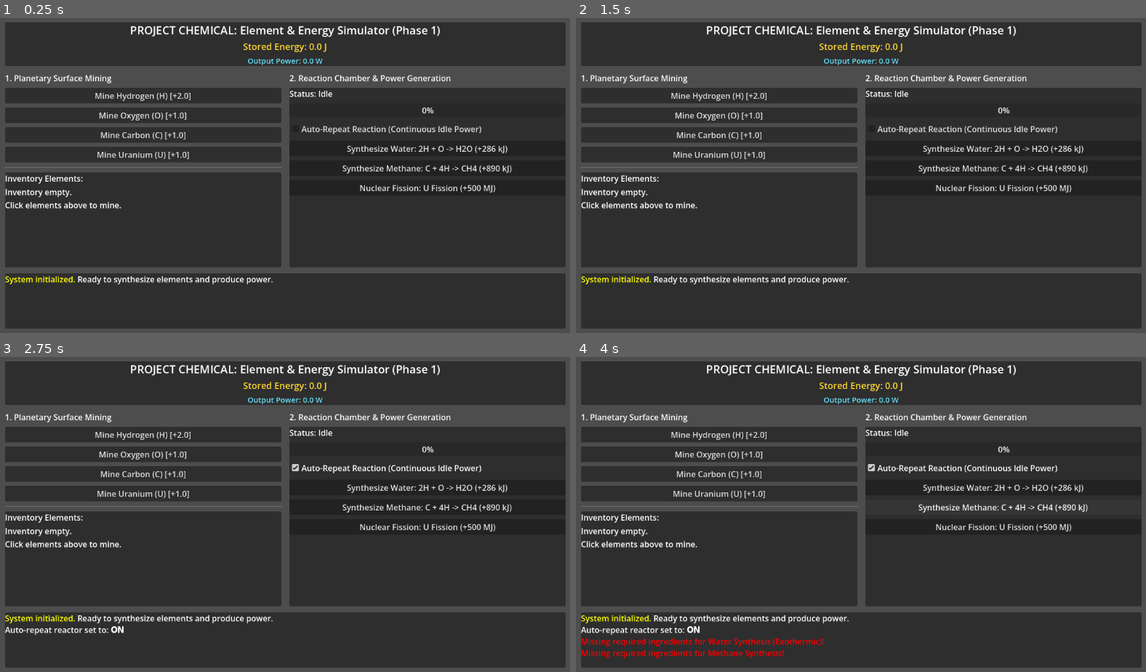
Above: before the commit, frames 1-4 (two rows, left to right).
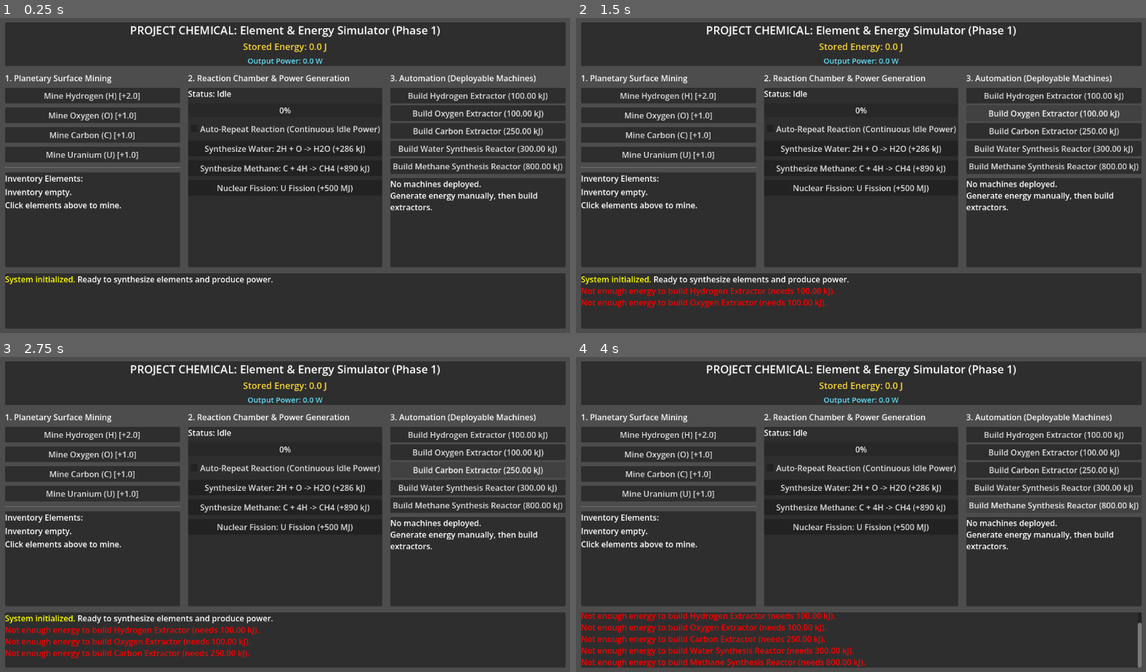
Above: after the commit, the same moments.

Repository: Aramanthy/project_chemical
Game: Godot game, scene res://src/scenes/main.tscn
The game is run twice, just before and just after one commit, with the same random seed, the same clock (stepped at 60 frames per second) and the same inputs.
Inputs (mouse positions are in pixels of both pictures, inside the frame that each line leads up to):
- Up to frame 1 (0.25 s): no input
- Up to frame 2 (1.5 s): click (1054, 96) at 0.5 s, where only the run after the commit has a clickable "Build Hydrogen Extractor (100…"; click (1054, 112) at 1.25 s, where only the run after the commit has a clickable "Build Oxygen Extractor (100.0…"
- Up to frame 3 (2.75 s): click (478, 470) at 2 s, where only the run after the commit has a clickable "Build Carbon Extractor (250.0…"
- Up to frame 4 (4 s): click (1054, 486) at 2.75 s, where only the run after the commit has a clickable "Build Water Synthesis Reactor…"; click (1054, 505) at 3.5 s, where only the run after the commit has a clickable "Build Methane Synthesis React…"

The runs differ from the first frame. In frame 1, 9.7% of the frame differs, in the area x 7-100%, y 18-79%; in frame 2, 11%; in frame 3, 11%; in frame 4, 13%, in the area x 0-100%, y 18-99%.

Commit message:
feat(automation): add deployable extractors, reactors, and fixed-step simulation loop
- Machine base class with status model (Running / No Power / No Input / Storage Full / Disabled)
- AutoExtractor and ReactorMachine implementations
- MachineCatalog definitions and factory
- GameState aggregate root and deterministic SimulationLoop (0.1s fixed step)
- UI automation column in main scene with live status list
- 15 new unit and scene integration tests (38 total)

Diff:
--- /dev/null
+++ b/src/core/auto_extractor.gd
@@ -0,0 +1,25 @@
+class_name AutoExtractor
+extends Machine
+
+## Continuously extracts one raw element into storage at a fixed rate,
+## consuming power while running. Stalls (without drawing power) when storage is full.
+
+var element_id: String = ""
+var rate_per_sec: float = 1.0
+
+func step(dt: float, state: GameState) -> void:
+	if not enabled:
+		status = Status.DISABLED
+		return
+
+	var inv: PlayerInventory = state.inventory
+	if PlayerInventory.is_capacity_limited(element_id) \
+			and inv.get_capacity_usage() >= inv.max_capacity - PlayerInventory.EPSILON:
+		status = Status.OUTPUT_BLOCKED
+		return
+
+	if not _draw_power(dt, state):
+		return
+
+	inv.add_element(element_id, rate_per_sec * dt)
+	status = Status.RUNNING
--- /dev/null
+++ b/src/core/machine.gd
@@ -0,0 +1,46 @@
+class_name Machine
+extends RefCounted
+
+## Base class for every deployable automated facility (extractors, reactors, ...).
+## Machines are stepped by SimulationLoop at a fixed timestep and operate on a
+## shared GameState. Subclasses override step().
+
+enum Status {
+	IDLE,            # Built but has nothing to do yet
+	RUNNING,         # Producing normally this step
+	NO_POWER,        # Not enough stored energy to cover power draw
+	NO_INPUT,        # Missing input elements
+	OUTPUT_BLOCKED,  # Destination storage is full
+	DISABLED         # Turned off by the player
+}
+
+var id: int = -1
+var def_id: String = ""
+var display_name: String = ""
+var enabled: bool = true
+var power_draw_watts: float = 0.0
+var status: Status = Status.IDLE
+
+## Advance this machine by `dt` seconds. Override in subclasses.
+func step(_dt: float, _state: GameState) -> void:
+	pass
+
+## Draws power_draw_watts * dt joules. Sets NO_POWER and returns false if unaffordable.
+func _draw_power(dt: float, state: GameState) -> bool:
+	var needed: float = power_draw_watts * dt
+	if needed <= 0.0:
+		return true
+	if state.energy.consume_energy(needed):
+		return true
+	status = Status.NO_POWER
+	return false
+
+static func status_to_string(s: Status) -> String:
+	match s:
+		Status.IDLE: return "Idle"
+		Status.RUNNING: return "Running"
+		Status.NO_POWER: return "No Power"
+		Status.NO_INPUT: return "No Input"
+		Status.OUTPUT_BLOCKED: return "Storage Full"
+		Status.DISABLED: return "Disabled"
+	return "Unknown"
--- /dev/null
+++ b/src/core/machine_catalog.gd
@@ -0,0 +1,77 @@
+class_name MachineCatalog
+extends RefCounted
+
+## Data definitions and factory for all buildable machines.
+## Numbers here are first-pass values; balancing happens in Stage 2 (progression).
+
+const DEFS: Dictionary = {
+	"extractor_h": {
+		"name": "Hydrogen Extractor",
+		"type": "extractor",
+		"element": "H",
+		"rate_per_sec": 1.0,
+		"power_draw_watts": 2000.0,
+		"build_cost_joules": 100000.0
+	},
+	"extractor_o": {
+		"name": "Oxygen Extractor",
+		"type": "extractor",
+		"element": "O",
+		"rate_per_sec": 0.5,
+		"power_draw_watts": 2000.0,
+		"build_cost_joules": 100000.0
+	},
+	"extractor_c": {
+		"name": "Carbon Extractor",
+		"type": "extractor",
+		"element": "C",
+		"rate_per_sec": 0.25,
+		"power_draw_watts": 3000.0,
+		"build_cost_joules": 250000.0
+	},
+	"reactor_water": {
+		"name": "Water Synthesis Reactor",
+		"type": "reactor",
+		"recipe": "combustion_water",
+		"power_draw_watts": 0.0,
+		"build_cost_joules": 300000.0
+	},
+	"reactor_methane": {
+		"name": "Methane Synthesis Reactor",
+		"type": "reactor",
+		"recipe": "hydrocarbon_methane",
+		"power_draw_watts": 0.0,
+		"build_cost_joules": 800000.0
+	}
+}
+
+static func get_def(def_id: String) -> Dictionary:
+	return DEFS.get(def_id, {})
+
+static func get_build_cost(def_id: String) -> float:
+	return float(get_def(def_id).get("build_cost_joules", 0.0))
+
+## Instantiates a machine from its definition. Returns null for unknown ids.
+static func create(def_id: String) -> Machine:
+	var def: Dictionary = get_def(def_id)
+	if def.is_empty():
+		return null
+
+	var machine: Machine
+	match def.get("type", ""):
+		"extractor":
+			var extractor := AutoExtractor.new()
+			extractor.element_id = def["element"]
+			extractor.rate_per_sec = def["rate_per_sec"]
+			machine = extractor
+		"reactor":
+			var reactor := ReactorMachine.new()
+			reactor.recipe_id = def["recipe"]
+			machine = reactor
+		_:
+			return null
+
+	machine.def_id = def_id
+	machine.display_name = def["name"]
+	machine.power_draw_watts = def.get("power_draw_watts", 0.0)
+	return machine
--- /dev/null
+++ b/src/core/reactor_machine.gd
@@ -0,0 +1,33 @@
+class_name ReactorMachine
+extends Machine
+
+## Deployable reactor that repeatedly runs a single recipe, pulling inputs from
+## storage and feeding generated energy into the shared EnergySystem.
+
+var recipe_id: String = ""
+var chamber: ReactionChamber = ReactionChamber.new()
+
+func _init() -> void:
+	chamber.auto_repeat = true
+
+func step(dt: float, state: GameState) -> void:
+	if not enabled:
+		status = Status.DISABLED
+		return
+
+	if chamber.state == ReactionChamber.State.IDLE:
+		if not chamber.start_reaction(recipe_id, state.inventory):
+			status = Status.NO_INPUT
+			return
+
+	if not _draw_power(dt, state):
+		return
+
+	chamber.tick(dt, state.inventory, state.energy)
+	status = Status.RUNNING
+
+## Reaction progress in [0, 1] for UI display.
+func get_progress() -> float:
+	if chamber.state != ReactionChamber.State.PROCESSING:
+		return 0.0
+	return clamp(chamber.current_progress_sec / chamber.total_duration_sec, 0.0, 1.0)
--- a/src/scenes/main.gd
+++ b/src/scenes/main.gd
@@ -1,11 +1,18 @@
 extends Control
 
 ## Main controller demonstrating Phase 1 core logic:
-## Element harvesting, chemical reaction energy release, and real-time power rate tracking.
+## Element harvesting, chemical reaction energy release, real-time power rate
+## tracking, and deployable automation driven by a fixed-step SimulationLoop.
 
+const MACHINE_LIST_REFRESH_SEC: float = 0.2
+
+var game_state: GameState
+var sim: SimulationLoop
 var energy_system: EnergySystem
 var inventory: PlayerInventory
-var chamber: ReactionChamber
+var chamber: ReactionChamber  # The player's handheld chamber (manual reactions)
+
+var _machine_list_timer: float = 0.0
 
 @onready var energy_label: Label = $VBoxContainer/Header/VBox/EnergyLabel
 @onready var power_label: Label = $VBoxContainer/Header/VBox/PowerLabel
@@ -14,31 +21,82 @@
 @onready var status_label: Label = $VBoxContainer/Body/RightCol/ChamberPanel/VBox/StatusLabel
 @onready var log_box: RichTextLabel = $VBoxContainer/Footer/LogBox
 @onready var auto_repeat_check: CheckBox = $VBoxContainer/Body/RightCol/ChamberPanel/VBox/AutoRepeatCheck
+@onready var build_buttons: VBoxContainer = $VBoxContainer/Body/AutoCol/BuildButtons
+@onready var machine_list: RichTextLabel = $VBoxContainer/Body/AutoCol/MachinePanel/MachineList
 
 func _ready() -> void:
 	# Initialize Headless Systems
-	energy_system = EnergySystem.new()
-	inventory = PlayerInventory.new()
+	game_state = GameState.new()
+	sim = SimulationLoop.new(game_state)
+	energy_system = game_state.energy
+	inventory = game_state.inventory
 	chamber = ReactionChamber.new()
 
 	# Connect Signals
 	energy_system.energy_changed.connect(_on_energy_changed)
 	energy_system.power_rate_updated.connect(_on_power_rate_updated)
 	inventory.inventory_updated.connect(_on_inventory_updated)
+	game_state.machine_added.connect(_on_machine_added)
 
 	chamber.reaction_started.connect(_on_reaction_started)
 	chamber.reaction_progress_updated.connect(_on_reaction_progress)
 	chamber.reaction_completed.connect(_on_reaction_completed)
 
+	_create_build_buttons()
+
 	# Initial UI Refresh
 	_update_energy_ui()
 	_update_inventory_ui()
+	_update_machine_list()
 	_log("[color=yellow]System initialized.[/color] Ready to synthesize elements and produce power.")
 
 func _process(delta: float) -> void:
-	# Tick systems
+	# Manual chamber follows real time; automation runs on the fixed-step loop
+	# (which also updates the power-rate measurement).
 	chamber.tick(delta, inventory, energy_system)
-	energy_system.update_tick(delta)
+	sim.advance(delta)
+
+	_machine_list_timer += delta
+	if _machine_list_timer >= MACHINE_LIST_REFRESH_SEC:
+		_machine_list_timer = 0.0
+		_update_machine_list()
+
+# --- AUTOMATION ---
+
+func _create_build_buttons() -> void:
+	for def_id in MachineCatalog.DEFS.keys():
+		var def: Dictionary = MachineCatalog.get_def(def_id)
+		var button := Button.new()
+		button.text = "Build %s (%s)" % [def["name"], EnergySystem.format_joules(def["build_cost_joules"])]
+		button.pressed.connect(_on_build_pressed.bind(def_id))
+		build_buttons.add_child(button)
+
+func _on_build_pressed(def_id: String) -> void:
+	var cost: float = MachineCatalog.get_build_cost(def_id)
+	if game_state.build_machine(def_id) == null:
+		_log("[color=red]Not enough energy to build %s (needs %s).[/color]" % [
+			MachineCatalog.get_def(def_id).get("name", def_id), EnergySystem.format_joules(cost)])
+
+func _on_machine_added(machine: Machine) -> void:
+	_log("[color=violet]Deployed #%d %s.[/color]" % [machine.id, machine.display_name])
+	_update_machine_list()
+
+func _update_machine_list() -> void:
+	if not machine_list:
+		return
+	if game_state.machines.is_empty():
+		machine_list.text = "No machines deployed.\nGenerate energy manually, then build extractors."
+		return
+	var lines: Array[String] = []
+	lines.append("Total draw: %s" % EnergySystem.format_watts(game_state.get_total_power_draw()))
+	for m in game_state.machines:
+		var color: String = "lime" if m.status == Machine.Status.RUNNING else "orange"
+		var extra: String = ""
+		if m is ReactorMachine:
+			extra = " %d%%" % int((m as ReactorMachine).get_progress() * 100.0)
+		lines.append("#%d %s — [color=%s]%s[/color]%s" % [
+			m.id, m.display_name, color, Machine.status_to_string(m.status), extra])
+	machine_list.text = "\n".join(lines)
 
 # --- USER INTERACTIONS (GATHERING & REACTIONS) ---
 
@@ -131,6 +189,7 @@
 	if lines.is_empty():
 		inventory_label.text = "Inventory empty.\nClick elements above to mine."
 	else:
+		lines.insert(0, "Capacity: %.1f / %.0f (raw elements)" % [inventory.get_capacity_usage(), inventory.max_capacity])
 		inventory_label.text = "\n".join(lines)
 
 func _log(msg: String) -> void:
--- a/src/scenes/main.tscn
+++ b/src/scenes/main.tscn
@@ -142,6 +142,29 @@
 layout_mode = 2
 text = "Nuclear Fission: U Fission (+500 MJ)"
 
+[node name="AutoCol" type="VBoxContainer" parent="VBoxContainer/Body"]
+layout_mode = 2
+size_flags_horizontal = 3
+theme_override_constants/separation = 8
+
+[node name="AutoHeader" type="Label" parent="VBoxContainer/Body/AutoCol"]
+layout_mode = 2
+theme_override_font_sizes/font_size = 16
+text = "3. Automation (Deployable Machines)"
+
+[node name="BuildButtons" type="VBoxContainer" parent="VBoxContainer/Body/AutoCol"]
+layout_mode = 2
+theme_override_constants/separation = 4
+
+[node name="MachinePanel" type="PanelContainer" parent="VBoxContainer/Body/AutoCol"]
+layout_mode = 2
+size_flags_vertical = 3
+
+[node name="MachineList" type="RichTextLabel" parent="VBoxContainer/Body/AutoCol/MachinePanel"]
+layout_mode = 2
+bbcode_enabled = true
+text = "No machines deployed."
+
 [node name="Footer" type="PanelContainer" parent="VBoxContainer"]
 layout_mode = 2
 custom_minimum_size = Vector2(0, 110)
--- /dev/null
+++ b/src/systems/game_state.gd
@@ -0,0 +1,55 @@
+class_name GameState
+extends RefCounted
+
+## Aggregate root holding all simulation state: energy, storage, and deployed machines.
+## Contains no rendering code; views observe it through signals.
+
+signal machine_added(machine: Machine)
+signal machine_removed(machine: Machine)
+
+var energy: EnergySystem = EnergySystem.new()
+var inventory: PlayerInventory = PlayerInventory.new()
+var machines: Array[Machine] = []
+
+var _next_machine_id: int = 1
+
+## Registers an already-constructed machine and assigns it a unique id.
+func add_machine(machine: Machine) -> Machine:
+	machine.id = _next_machine_id
+	_next_machine_id += 1
+	machines.append(machine)
+	machine_added.emit(machine)
+	return machine
+
+## Pays the build cost in energy and deploys the machine.
+## Returns null (and spends nothing) if the id is unknown or energy is insufficient.
+func build_machine(def_id: String) -> Machine:
+	var machine: Machine = MachineCatalog.create(def_id)
+	if machine == null:
+		return null
+	if not energy.consume_energy(MachineCatalog.get_build_cost(def_id)):
+		return null
+	return add_machine(machine)
+
+func remove_machine(machine_id: int) -> bool:
+	for i in machines.size():
+		if machines[i].id == machine_id:
+			var removed: Machine = machines[i]
+			machines.remove_at(i)
+			machine_removed.emit(removed)
+			return true
+	return false
+
+func get_machine(machine_id: int) -> Machine:
+	for m in machines:
+		if m.id == machine_id:
+			return m
+	return null
+
+## Total continuous power demand of all enabled machines (W).
+func get_total_power_draw() -> float:
+	var total: float = 0.0
+	for m in machines:
+		if m.enabled:
+			total += m.power_draw_watts
+	return total
--- /dev/null
+++ b/src/systems/simulation_loop.gd
@@ -0,0 +1,34 @@
+class_name SimulationLoop
+extends RefCounted
+
+## Deterministic fixed-timestep driver for the whole simulation.
+## Real frame deltas are accumulated and consumed in FIXED_STEP increments, so
+## results are identical regardless of frame rate. This is also the foundation
+## for offline progress (Stage 3), which will replay elapsed time in steps.
+
+const FIXED_STEP: float = 0.1
+const TIME_EPSILON: float = 0.000001
+
+var state: GameState
+var total_steps: int = 0
+var _accumulator: float = 0.0
+
+func _init(game_state: GameState) -> void:
+	state = game_state
+
+## Accumulates real time and runs as many fixed steps as fit. Returns steps run.
+func advance(delta: float) -> int:
+	_accumulator += delta
+	var steps: int = 0
+	while _accumulator >= FIXED_STEP - TIME_EPSILON:
+		step()
+		_accumulator -= FIXED_STEP
+		steps += 1
+	return steps
+
+## Runs exactly one fixed step. Machines update in build order for determinism.
+func step() -> void:
+	for machine in state.machines:
+		machine.step(FIXED_STEP, state)
+	state.energy.update_tick(FIXED_STEP)
+	total_steps += 1
--- a/src/tests/run_tests.gd
+++ b/src/tests/run_tests.gd
@@ -4,10 +4,40 @@
 ## Usage: godot --headless --path <project> -s res://src/tests/run_tests.gd
 ## Discovers every res://src/tests/test_*.gd file, runs all test_* methods,
 ## and exits with code 0 on success or 1 on any failure.
+##
+## A test fails if it records an assertion failure OR raises any engine/script
+## error while running (GDScript has no exceptions, so errors are captured via
+## a custom Logger and attributed to the test that was executing).
 
 const TEST_DIR: String = "res://src/tests"
 
+class ErrorCounter extends Logger:
+	var count: int = 0
+	var last_message: String = ""
+	var _mutex := Mutex.new()
+
+	func _log_error(function: String, file: String, line: int, code: String, rationale: String,
+			_editor_notify: bool, _error_type: int, _script_backtraces: Array[ScriptBacktrace]) -> void:
+		_mutex.lock()
+		count += 1
+		last_message = "%s (%s:%d in %s)" % [rationale if rationale != "" else code, file, line, function]
+		_mutex.unlock()
+
+var _error_counter := ErrorCounter.new()
+var _started: bool = false
+
 func _initialize() -> void:
+	OS.add_logger(_error_counter)
+
+## Tests run on the first frame so the tree is live and added nodes receive _ready().
+func _process(_delta: float) -> bool:
+	if _started:
+		return false
+	_started = true
+	_run_all()
+	return false
+
+func _run_all() -> void:
 	var total: int = 0
 	var failed: int = 0
 
@@ -24,12 +54,16 @@
 			if not method_name.begins_with("test_"):
 				continue
 			total += 1
+			var errors_before: int = _error_counter.count
 			# Untyped on purpose: the -s entry script is compiled before global
 			# class_name types (like TestCase) are registered.
 			var instance: RefCounted = script.new()
 			instance.call("before_each")
 			instance.call(method_name)
 			var failures: Array = instance.call("take_failures")
+			var new_errors: int = _error_counter.count - errors_before
+			if new_errors > 0:
+				failures.append("%d runtime error(s); last: %s" % [new_errors, _error_counter.last_message])
 			if failures.is_empty():
 				print("  PASS  " + method_name)
 			else:
@@ -39,6 +73,7 @@
 					print("        - " + f)
 
 	print("\n%d tests, %d passed, %d failed" % [total, total - failed, failed])
+	OS.remove_logger(_error_counter)
 	quit(1 if failed > 0 or total == 0 else 0)
 
 func _discover_test_files() -> Array[String]:
--- /dev/null
+++ b/src/tests/test_automation.gd
@@ -0,0 +1,106 @@
+extends TestCase
+
+var state: GameState
+var sim: SimulationLoop
+
+func before_each() -> void:
+	state = GameState.new()
+	sim = SimulationLoop.new(state)
+
+# --- Building ---
+
+func test_build_fails_without_energy() -> void:
+	assert_eq(state.build_machine("extractor_h"), null)
+	assert_eq(state.machines.size(), 0)
+
+func test_build_consumes_cost_and_assigns_unique_ids() -> void:
+	state.energy.add_energy(1000000.0)
+	var a: Machine = state.build_machine("extractor_h")
+	var b: Machine = state.build_machine("extractor_o")
+	assert_true(a != null and b != null)
+	assert_true(a.id != b.id, "Ids must be unique")
+	assert_almost_eq(state.energy.current_energy_joules, 800000.0)
+
+func test_build_unknown_machine_spends_nothing() -> void:
+	state.energy.add_energy(1000000.0)
+	assert_eq(state.build_machine("nope"), null)
+	assert_almost_eq(state.energy.current_energy_joules, 1000000.0)
+
+func test_remove_machine() -> void:
+	var m: Machine = state.add_machine(MachineCatalog.create("extractor_h"))
+	assert_true(state.remove_machine(m.id))
+	assert_false(state.remove_machine(m.id))
+	assert_eq(state.machines.size(), 0)
+
+# --- Extractor ---
+
+func test_extractor_produces_at_rate_and_draws_power() -> void:
+	state.energy.add_energy(10000.0)
+	state.add_machine(MachineCatalog.create("extractor_h"))  # 1 H/s, 2 kW
+	sim.advance(1.0)
+	assert_almost_eq(state.inventory.get_amount("H"), 1.0, 0.001)
+	assert_almost_eq(state.energy.current_energy_joules, 8000.0, 0.01)
+
+func test_extractor_stalls_without_power() -> void:
+	var m: Machine = state.add_machine(MachineCatalog.create("extractor_h"))
+	sim.advance(1.0)
+	assert_almost_eq(state.inventory.get_amount("H"), 0.0)
+	assert_eq(m.status, Machine.Status.NO_POWER)
+
+func test_extractor_stops_when_storage_full_without_wasting_power() -> void:
+	state.energy.add_energy(10000.0)
+	state.inventory.max_capacity = 5.0
+	state.inventory.add_element("O", 5.0)
+	var m: Machine = state.add_machine(MachineCatalog.create("extractor_h"))
+	sim.advance(1.0)
+	assert_eq(m.status, Machine.Status.OUTPUT_BLOCKED)
+	assert_almost_eq(state.energy.current_energy_joules, 10000.0, 0.01, "No power drawn when blocked")
+
+func test_disabled_machine_does_nothing() -> void:
+	state.energy.add_energy(10000.0)
+	var m: Machine = state.add_machine(MachineCatalog.create("extractor_h"))
+	m.enabled = false
+	sim.advance(1.0)
+	assert_eq(m.status, Machine.Status.DISABLED)
+	assert_almost_eq(state.inventory.get_amount("H"), 0.0)
+
+# --- Reactor ---
+
+func test_reactor_reports_no_input() -> void:
+	var m: Machine = state.add_machine(MachineCatalog.create("reactor_water"))
+	sim.advance(0.5)
+	assert_eq(m.status, Machine.Status.NO_INPUT)
+
+func test_full_production_chain_generates_energy() -> void:
+	# 2 H extractors (2 H/s) + 2 O extractors (1 O/s) exactly feed one water reactor (1 run/s).
+	state.energy.add_energy(100000.0)
+	for i in 2:
+		state.add_machine(MachineCatalog.create("extractor_h"))
+		state.add_machine(MachineCatalog.create("extractor_o"))
+	state.add_machine(MachineCatalog.create("reactor_water"))
+	sim.advance(10.0)
+	var produced: float = state.energy.total_lifetime_energy - 100000.0
+	assert_true(produced >= 286000.0 * 8.0, "Chain should complete ~8+ reactions in 10s, got %s" % produced)
+	assert_true(state.inventory.get_amount("H2O") >= 8.0)
+
+# --- Simulation loop ---
+
+func test_fixed_step_is_frame_rate_independent() -> void:
+	var state_b := GameState.new()
+	var sim_b := SimulationLoop.new(state_b)
+	for s in [state, state_b]:
+		s.energy.add_energy(100000.0)
+		s.add_machine(MachineCatalog.create("extractor_h"))
+		s.add_machine(MachineCatalog.create("extractor_o"))
+		s.add_machine(MachineCatalog.create("reactor_water"))
+	# A: one big frame. B: many uneven small frames. Same total time.
+	sim.advance(6.0)
+	for i in 40:
+		sim_b.advance(0.15)
+	assert_eq(sim.total_steps, sim_b.total_steps)
+	assert_almost_eq(state.energy.current_energy_joules, state_b.energy.current_energy_joules, 0.01)
+	assert_almost_eq(state.inventory.get_amount("H2O"), state_b.inventory.get_amount("H2O"), 0.0001)
+
+func test_advance_keeps_remainder() -> void:
+	assert_eq(sim.advance(0.25), 2)
+	assert_eq(sim.advance(0.05), 1, "0.05 remainder + 0.05 = one more step")
--- /dev/null
+++ b/src/tests/test_main_scene.gd
@@ -0,0 +1,43 @@
+extends TestCase
+
+## Integration test: instantiates the real main scene and drives it through
+## its UI handlers, verifying node paths and wiring are correct.
+
+var scene: Node
+
+func before_each() -> void:
+	scene = load("res://src/scenes/main.tscn").instantiate()
+	var tree: SceneTree = Engine.get_main_loop()
+	tree.root.add_child(scene)  # Triggers _ready and @onready lookups
+
+func _cleanup() -> void:
+	scene.get_parent().remove_child(scene)
+	scene.free()
+
+func test_all_onready_nodes_resolve() -> void:
+	for prop in ["energy_label", "power_label", "inventory_label", "progress_bar",
+			"status_label", "log_box", "auto_repeat_check", "build_buttons", "machine_list"]:
+		assert_true(scene.get(prop) != null, "Node for '%s' not found" % prop)
+	_cleanup()
+
+func test_build_buttons_created_for_every_machine() -> void:
+	assert_eq(scene.build_buttons.get_child_count(), MachineCatalog.DEFS.size())
+	_cleanup()
+
+func test_manual_play_to_first_automation() -> void:
+	# Mine and react manually until enough energy to build an extractor.
+	for i in 3:
+		scene._on_mine_hydrogen_pressed()
+		scene._on_mine_oxygen_pressed()
+		scene._on_start_water_reaction_pressed()
+		scene._process(1.1)
+	assert_true(scene.energy_system.current_energy_joules >= 286000.0 * 3.0 - 1.0)
+	assert_true(scene.energy_label.text.contains("kJ") or scene.energy_label.text.contains("MJ"),
+		"Energy label must update, got '%s'" % scene.energy_label.text)
+
+	scene._on_build_pressed("extractor_h")
+	assert_eq(scene.game_state.machines.size(), 1)
+	var h_before: float = scene.inventory.get_amount("H")
+	scene._process(1.0)
+	assert_true(scene.inventory.get_amount("H") > h_before, "Deployed extractor must produce")
+	_cleanup()
Not shown, added: src/core/auto_extractor.gd.uid
Not shown, added: src/core/machine.gd.uid
Not shown, added: src/core/machine_catalog.gd.uid
Not shown, added: src/core/reactor_machine.gd.uid
Not shown, added: src/systems/game_state.gd.uid
Not shown, added: src/systems/simulation_loop.gd.uid
Not shown, added: src/tests/test_automation.gd.uid
Not shown, added: src/tests/test_main_scene.gd.uid
Not shown, changed: CHANGELOG.md
Not shown, changed: GAME_DESIGN.md
